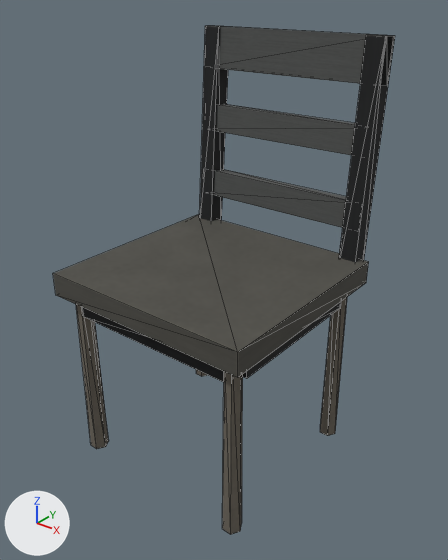
A saved change to the glTF model assets/environment/office/props/models/chair.glb.
Both versions are drawn from a 50 mm lens placed at (0.759, -0.93, 0.996), pointed at (0.016, -0.001, 0.42). The axes (+X, +Y, +Z) are drawn at lower left. The lights are the same throughout. The picture after the commit comes second. Mesh edges are drawn as thin lines. Vertices at exactly the same position are counted once.

Before the edit, the objects in view are built like this:
```python
me_core_chair = bpy.data.meshes.new('core_chair')
me_core_chair.from_pydata(...)  # 132 vertices, 172 faces; spans x -0.24..0.24, y -0.245..0.265, z 0.0..0.901
me_core_chair.materials.append(mat_core_chair_mat)
ob_core_chair = bpy.data.objects.new('core_chair', me_core_chair)
ob_core_chair.location = (0.0, 0.0, 0.0)
```
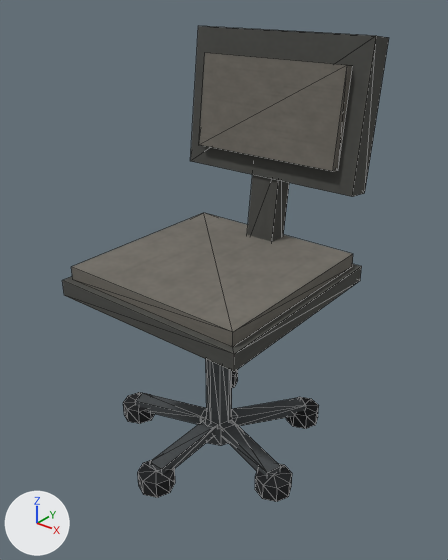
Pixel boxes (x1, y1, x2, y2) of what changed, in the pictures (448 x 560 px; the box of a moved part takes in the faces that stretch with it):
'core_chair', reshaped (6% shorter): before (53, 26, 395, 534); after (62, 26, 389, 502)
part 1 of me_core_chair, added: after (150, 419, 218, 474)
part 2 of me_core_chair, moved or reshaped (not visible afterwards): before (53, 214, 368, 378)
part 3 of me_core_chair, moved or reshaped (not visible before): after (62, 264, 362, 372)
part 4 of me_core_chair, moved or reshaped: before (82, 307, 224, 382); after (71, 213, 353, 347)
part 5 of me_core_chair, deleted: before (76, 26, 393, 534)
part 6 of me_core_chair, built on: before (199, 26, 395, 262); after (123, 26, 389, 502)

Diff of the bpy script that builds the scene:
```diff
--- a/assets/environment/office/props/models/chair.glb.py
+++ b/assets/environment/office/props/models/chair.glb.py
@@ me_core_chair @@
 # used by ob_core_chair; location = (0.0, 0.0, 0.0)
-me_core_chair.from_pydata(...)  # 132 vertices, 172 faces; spans x -0.24..0.24, y -0.245..0.265, z 0.0..0.901
+me_core_chair.from_pydata(...)  # 226 vertices, 306 faces; spans x -0.245..0.245, y -0.256..0.251, z 0.0..0.902
+# me_core_chair part 1: a new loose piece, a box spanning x -0.018..0.018, y -0.216..-0.028, z 0.027..0.053, in mat_core_chair_mat
+# me_core_chair part 2: the loose piece of 8 vertices spanning x -0.24..0.24, y -0.245..0.215, z 0.4..0.45 is scaled about its middle by (0.5, 0.522, 0.5), then moved by (0.0, 0.005, -0.017)
+# me_core_chair part 3: the loose piece of 8 vertices spanning x -0.19..0.19, y 0.16..0.19, z 0.355..0.4 is scaled about its middle by (1.18, 15, 0.778), then moved by (0.0, -0.185, 0.04)
+# me_core_chair part 4: the loose piece of 8 vertices spanning x -0.19..0.19, y -0.22..-0.19, z 0.355..0.4 is scaled about its middle by (1.11, 14, 0.667), then moved by (0.0, 0.195, 0.073)
+# me_core_chair part 5: 9 loose pieces with 92 vertices, spanning x -0.221..0.221, y -0.223..0.261, z 0.0..0.901, are deleted
+# me_core_chair part 6
+# 16 vertices are removed from x -0.22..0.22, y 0.192..0.265, z 0.419..0.901
+# 20 faces are deleted
+# 108 vertices are added at x -0.245..0.245, y -0.256..0.251, z 0.0..0.902
+# 40 new vertices lie (0.0, 0.0, 0.038) away from vertices in x -0.245..0.245, y -0.256..0.215, z 0.0
+# 5 new vertices lie (-0.04, 0.0, 0.0) away from vertices in x -0.165..0.245, y -0.216..0.175, z 0.038
+# 16 new vertices lie (0.0, 0.0, 0.026) away from vertices in x -0.211..0.211, y -0.084..0.185, z 0.027
+# 9 new vertices lie (0.0, 0.0, 0.24) away from vertices in x -0.03..0.03, y -0.03..0.03, z 0.04
+# 9 new vertices lie (0.0, 0.0, 0.05) away from vertices in x -0.045..0.045, y -0.045..0.045, z 0.0
+# 7 new vertices lie (0.0, 0.0, 0.12) away from vertices in x -0.02..0.02, y -0.017..0.017, z 0.28
+# 264 new faces join them
 me_core_chair.materials.append(mat_core_chair_mat)
```
